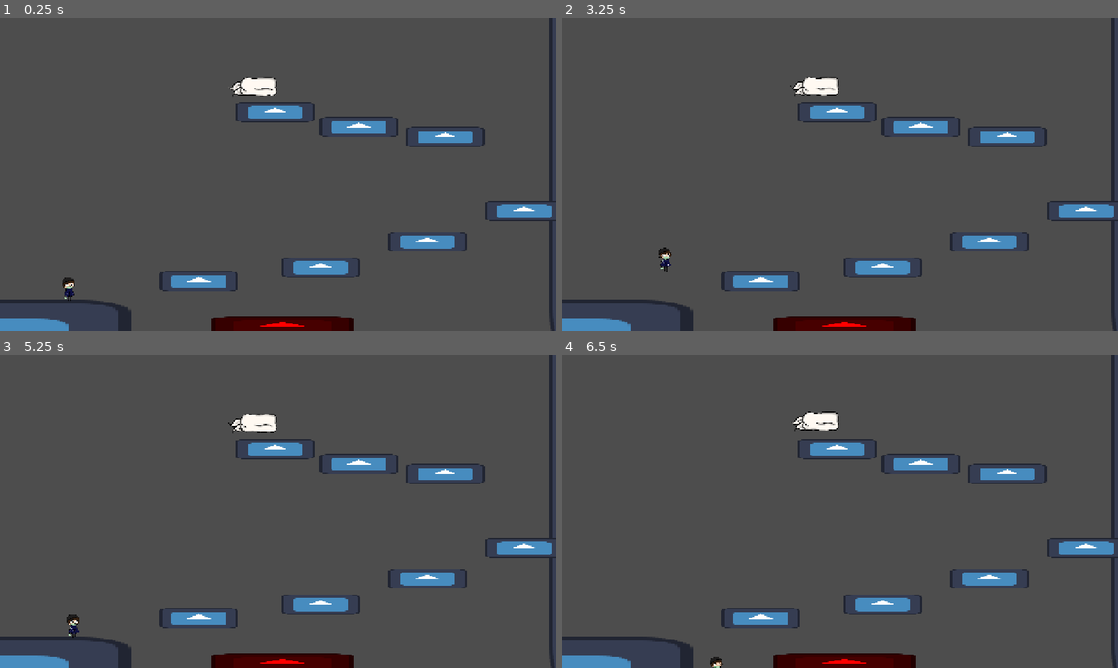
Above: before the commit, frames 1-4 (two rows, left to right).
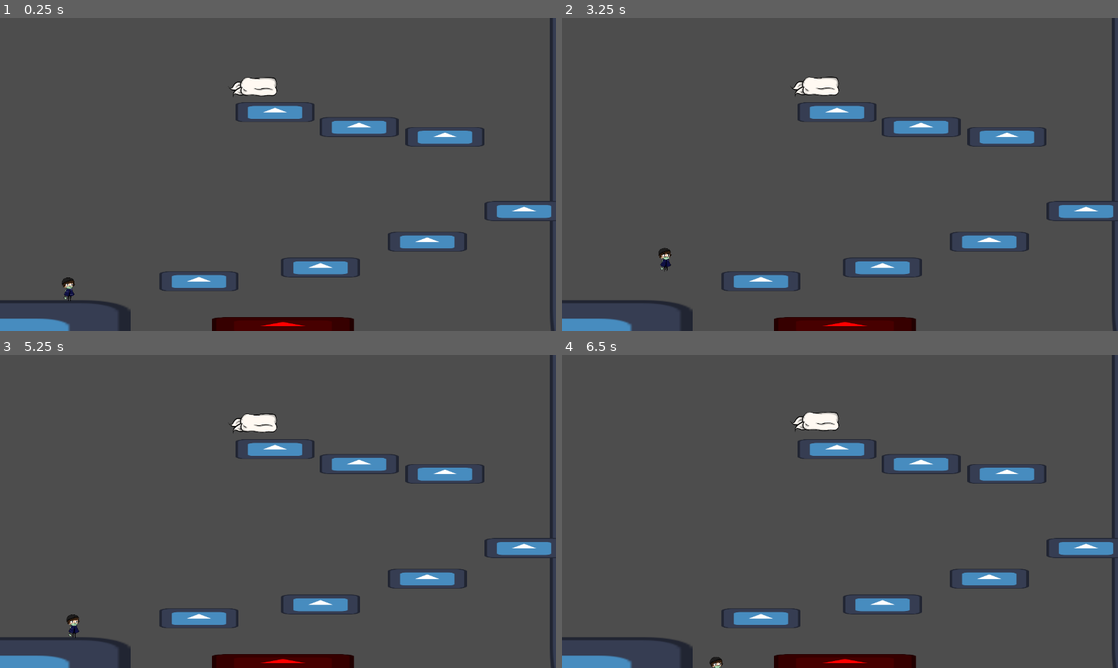
Above: after the commit, the same moments.

Repository: nandedeska/ggj-2026
Game: Godot game, scene res://scenes/LEVEL_ONE.tscn
Same seed, same stepped clock (60 frames per second), same inputs: the game is played once before the commit and once after it. This scene is started directly instead of the project's main scene. The engine's default icon, where the game draws it, is replaced by a stand-in: a white triangle on a blue panel in a dark square.
Inputs:
- Up to frame 1 (0.25 s): no input
- Up to frame 2 (3.25 s): tap Enter (skip) at 0.5 s; hold F (mask) 0.53-1.28 s; hold D (move_right) 0.53-2.03 s; tap W (jump) at 0.77, 1.52, 3.02 s; tap F (mask) at 1.35, 2.85 s; hold A (move_left) 2.03-2.78 s; hold F (mask) 2.03-2.78 s; tap Space at 2.75 s; hold D (move_right) from 2.78 s (still down)
- Up to frame 3 (5.25 s): hold F (mask) 3.53-4.28 s; tap W (jump) at 3.77, 4.52 s; release D (move_right) at 4.28 s; hold A (move_left) 4.28-5.03 s; tap F (mask) at 4.35 s; tap Enter (skip) at 5 s; hold D (move_right) from 5.03 s (still down); hold F (mask) from 5.03 s (still down)
- Up to frame 4 (6.5 s): release D (move_right) at 5.78 s; release F (mask) at 5.78 s; hold A (move_left) from 5.78 s (still down); tap F (mask) at 5.85 s; tap W (jump) at 6.02 s

The runs differ from the first frame. In frame 1, 1.1% of the frame differs, in the area x 0-100%, y 0-100%; in frame 2, 1.1%; in frame 3, 1.1%; in frame 4, 1.1%.

Commit message:
Add tutorial overlay for mask

Diff:
--- a/project.godot
+++ b/project.godot
@@ -23,7 +23,11 @@
 
 window/size/viewport_width=1280
 window/size/viewport_height=720
-window/stretch/mode="canvas_items"
+window/stretch/mode="viewport"
+
+[gui]
+
+theme/default_font_multichannel_signed_distance_field=true
 
 [input]
 
@@ -60,5 +64,4 @@
 
 [rendering]
 
-textures/canvas_textures/default_texture_filter=0
 renderer/rendering_method="mobile"
--- /dev/null
+++ b/scenes/tutorial_overlay.tscn
@@ -0,0 +1,41 @@
+[gd_scene load_steps=4 format=3 uid="uid://mfikqcsgh4jl"]
+
+[ext_resource type="FontFile" path="res://fonts/architect-s-daughter/ArchitectsDaughter32.tres" id="1_3d8bu"]
+[ext_resource type="Script" uid="uid://bkm1yjo3nat1y" path="res://scripts/tutorial_overlay.gd" id="1_cuu4x"]
+
+[sub_resource type="LabelSettings" id="LabelSettings_cuu4x"]
+font = ExtResource("1_3d8bu")
+font_size = 32
+
+[node name="Tutorial Overlay" type="CanvasLayer" node_paths=PackedStringArray("label")]
+script = ExtResource("1_cuu4x")
+label = NodePath("Control/Label")
+
+[node name="Control" type="Control" parent="."]
+layout_mode = 3
+anchors_preset = 8
+anchor_left = 0.5
+anchor_top = 0.5
+anchor_right = 0.5
+anchor_bottom = 0.5
+grow_horizontal = 2
+grow_vertical = 2
+
+[node name="Label" type="Label" parent="Control"]
+visible = false
+layout_mode = 1
+anchors_preset = 8
+anchor_left = 0.5
+anchor_top = 0.5
+anchor_right = 0.5
+anchor_bottom = 0.5
+offset_left = -272.5
+offset_top = 50.0
+offset_right = 272.5
+offset_bottom = 106.0
+grow_horizontal = 2
+grow_vertical = 2
+text = "Press F or K to toggle mask"
+label_settings = SubResource("LabelSettings_cuu4x")
+horizontal_alignment = 1
+vertical_alignment = 1
--- a/scripts/player.gd
+++ b/scripts/player.gd
@@ -34,7 +34,7 @@
 		return is_wearing_mask
 
 
-func _ready() -> void:
+func _init() -> void:
 	Global.player = self
 
 func _input(event) -> void:
--- /dev/null
+++ b/scripts/tutorial_overlay.gd
@@ -0,0 +1,9 @@
+extends CanvasLayer
+
+@export var label: Label
+
+func _ready() -> void:
+	Global.player.on_mask_wear.connect(on_player_mask_wear)
+
+func on_player_mask_wear(is_wearing_mask: bool) -> void:
+	label.visible = true
Not shown, added: scripts/tutorial_overlay.gd.uid
